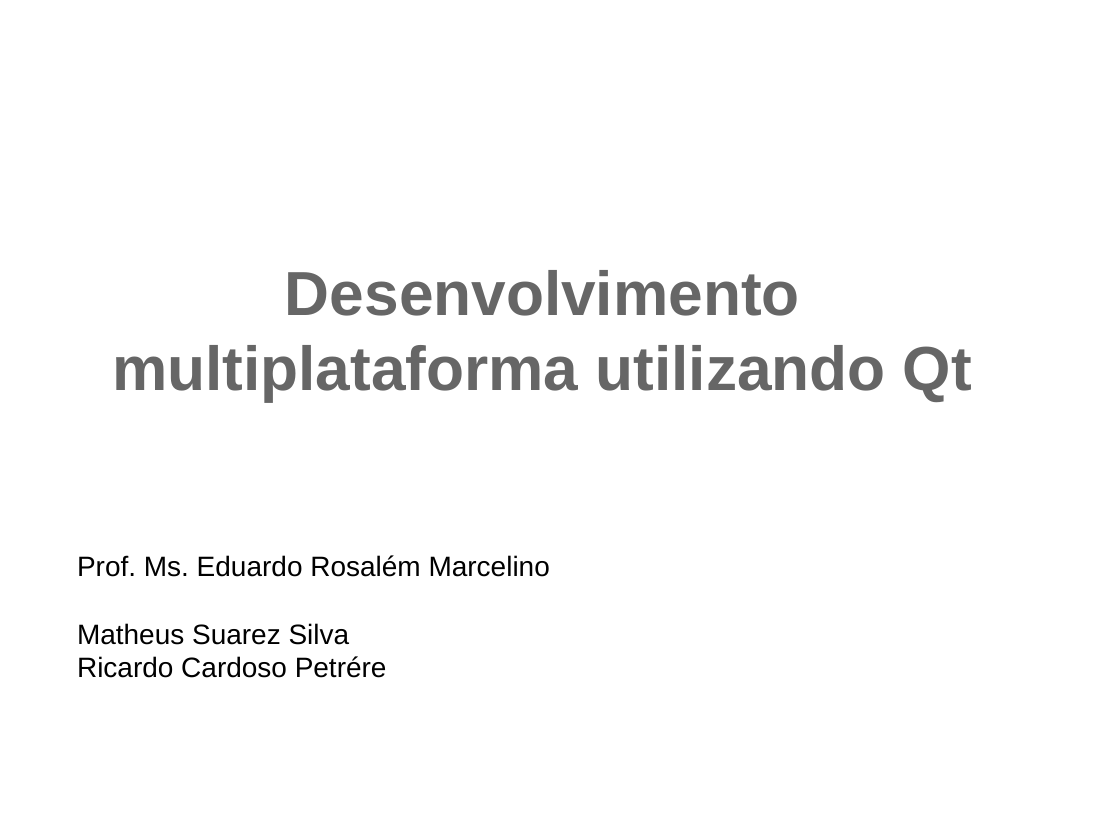
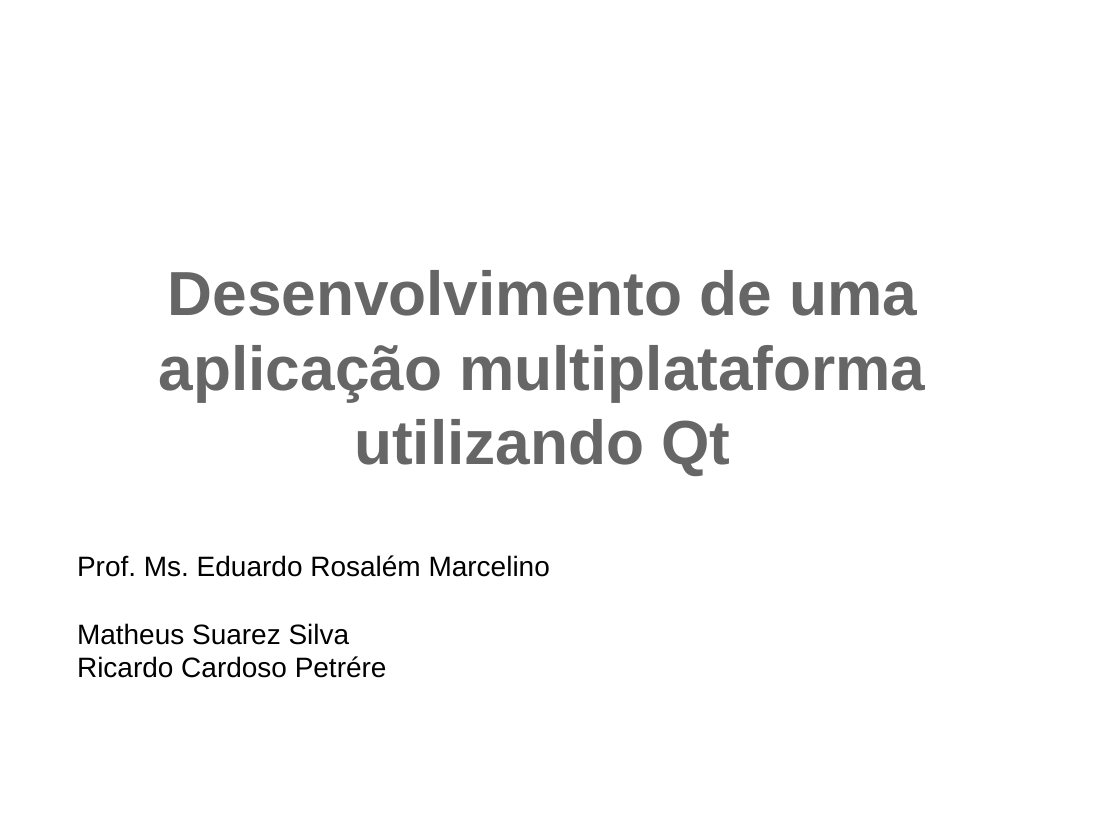
Before and after one commit to ricardopetrere/TCC_FTT, a slide deck: slide 1 of documentos/Apresentação Banca.pptx (slide 2 before the commit). Drawn at 1120x840 pixels with LibreOffice and Linux fonts; fonts in the diff are those of the drawing; background and template pictures are left out. Boxes give left, top, right and bottom in pixels: in the first picture for what was removed or moved away, otherwise in the second. Text is boxed around its words. In the diff, an @@ line names an element or a change of style, - is before the commit and + after.

```diff
--- a/documentos/Apresentação Banca.pptx
+++ b/documentos/Apresentação Banca.pptx
@@ text at bbox=[159, 270, 925, 475]: text changed @@
-Desenvolvimento multiplataforma utilizando Qt
+Desenvolvimento de uma aplicação multiplataforma utilizando Qt
```
Also in this commit, not shown: 6 other slides changed, 9 slides added, 3 slides removed.
